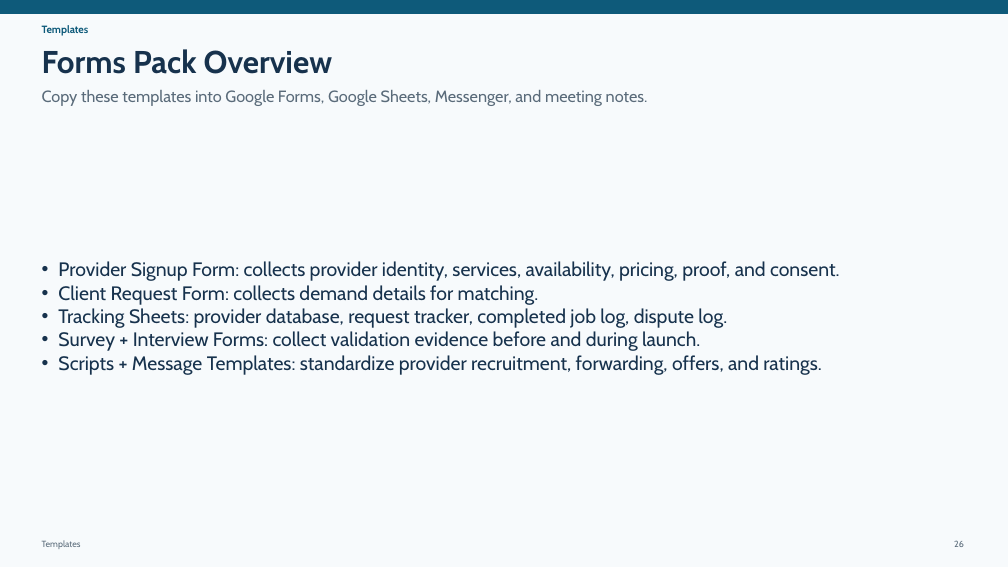
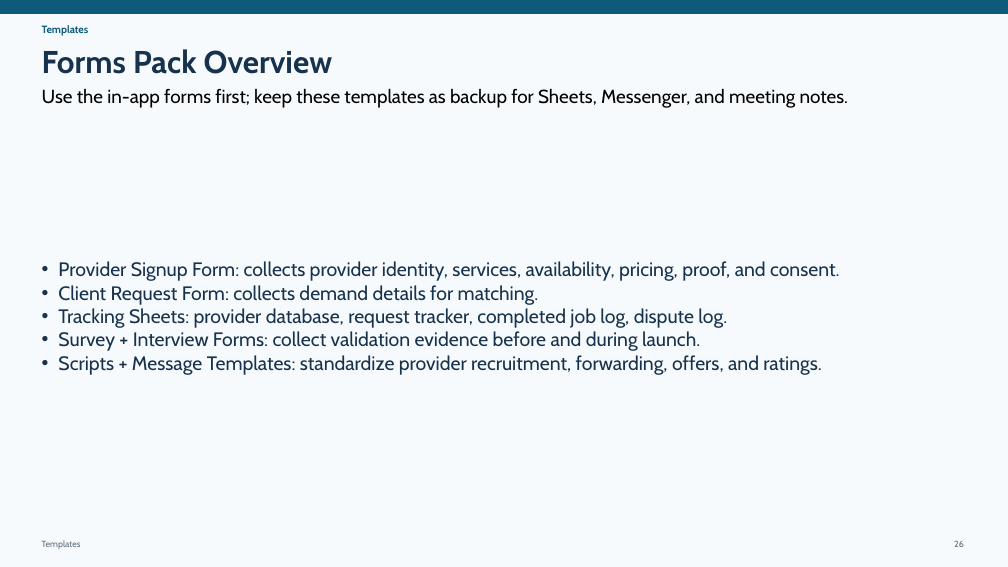
Before and after one commit to jmaeacido/jmaeacido.github.io, a slide deck: slide 26 of mockups/kaila-marketplace/presentation/KAILA_Detailed_To_Do_List_with_Templates_and_Forms_Presentation.pptx. Drawn at 1008x567 pixels with LibreOffice and Linux fonts; fonts in the diff are those of the drawing. Boxes give left, top, right and bottom in pixels: in the first picture for what was removed or moved away, otherwise in the second. Text is boxed around its words. In the diff, an @@ line names an element or a change of style, - is before the commit and + after.

```diff
--- a/mockups/kaila-marketplace/presentation/KAILA_Detailed_To_Do_List_with_Templates_and_Forms_Presentation.pptx
+++ b/mockups/kaila-marketplace/presentation/KAILA_Detailed_To_Do_List_with_Templates_and_Forms_Presentation.pptx
@@ text at box(42, 88, 848, 108): text changed; size 15.5 to 18 pt; text colour #5A6B7A to #000000 @@
-Copy these templates into Google Forms, Google Sheets, Messenger, and meeting notes.
+Use the in-app forms first; keep these templates as backup for Sheets, Messenger, and meeting notes.
```
Also in this commit, not shown: 4 other slides changed, 5 other files.
